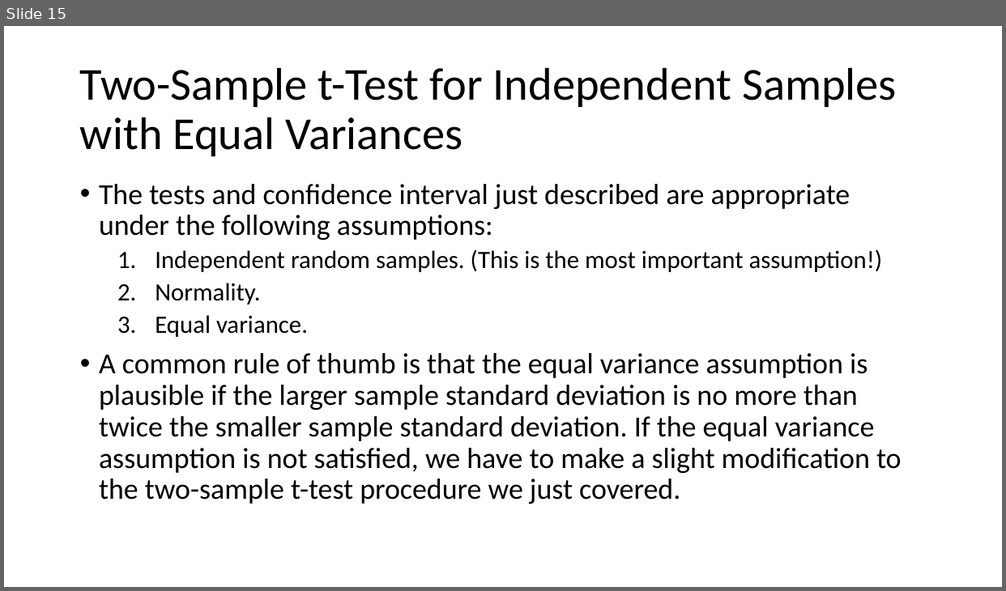
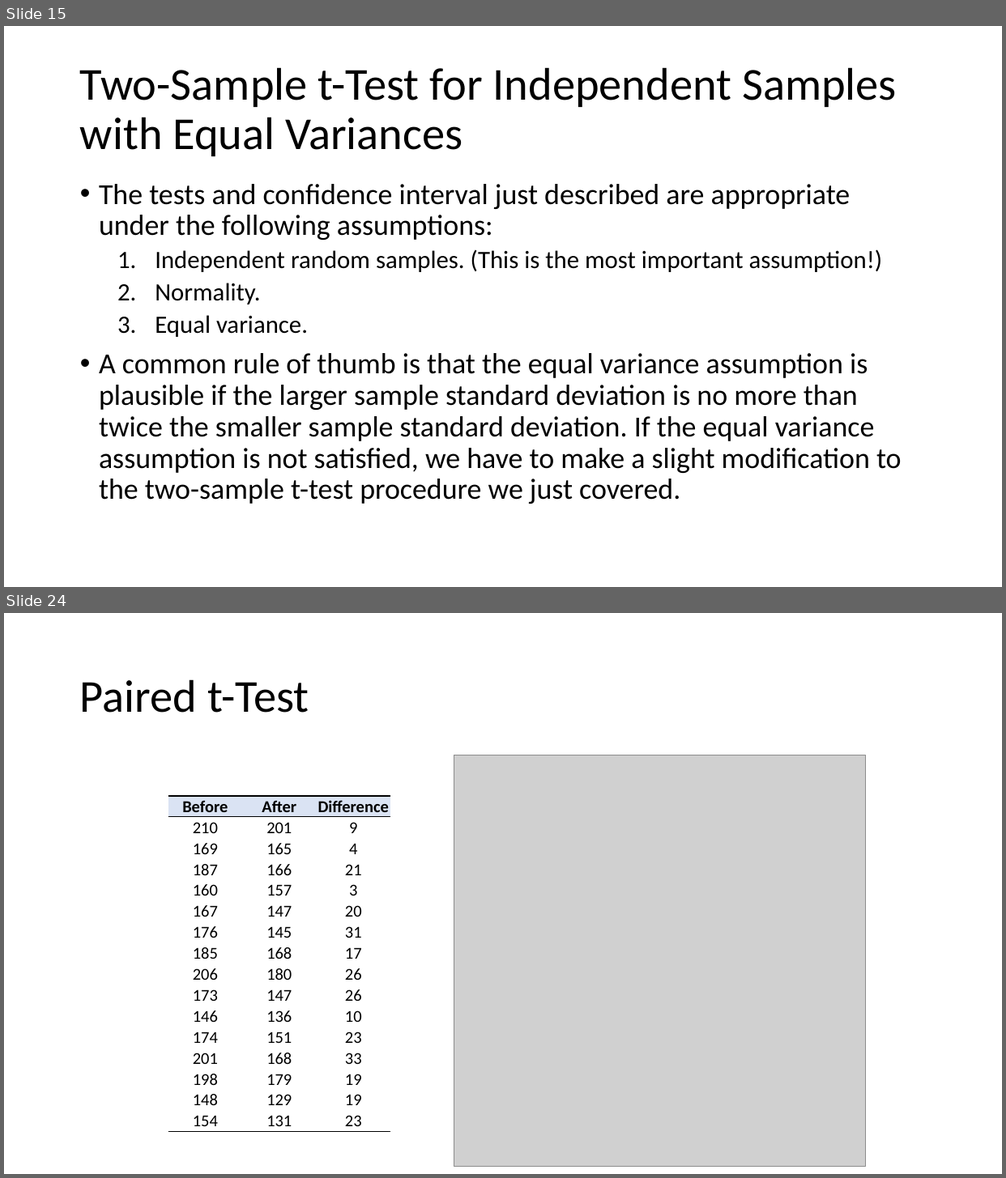
Before and after one commit to bgreenwell/STT6300, a slide deck: Slides/STT 6300 - Chapter 7.pptx. Shown one above the other, each under a label of ours: slide 15 before the commit, slides 15 and 24 after it; the slides between them are not shown. The pictures are 1006x591 and 1006x1178 pixels, drawn with LibreOffice and Linux fonts; fonts in the diff are those of the drawing; grey boxes stand for pictures. Boxes give left, top, right and bottom in pixels: in the first picture for what was removed or moved away, otherwise in the second. Text is boxed around its words. In the diff, an @@ line names an element or a change of style, - is before the commit and + after.

```diff
--- a/Slides/STT 6300 - Chapter 7.pptx
+++ b/Slides/STT 6300 - Chapter 7.pptx
@@ slide 24 added at box(4, 613, 1002, 1174), background #FFFFFF @@
@@ title added at box(80, 679, 309, 713), 44 pt, text #000000 @@
+Paired t-Test
@@ picture added at box(454, 756, 866, 1167) @@
@@ table added at box(168, 796, 390, 1130), 16 rows, 3 columns @@
+Before | After | Difference
+210 | 201 | 9
+169 | 165 | 4
+187 | 166 | 21
+160 | 157 | 3
+167 | 147 | 20
+176 | 145 | 31
+185 | 168 | 17
+206 | 180 | 26
+173 | 147 | 26
+146 | 136 | 10
+174 | 151 | 23
+201 | 168 | 33
+198 | 179 | 19
+148 | 129 | 19
+154 | 131 | 23
```
Also in this commit, not shown: 2 slides changed, 9 other slides added, 1 other file.
